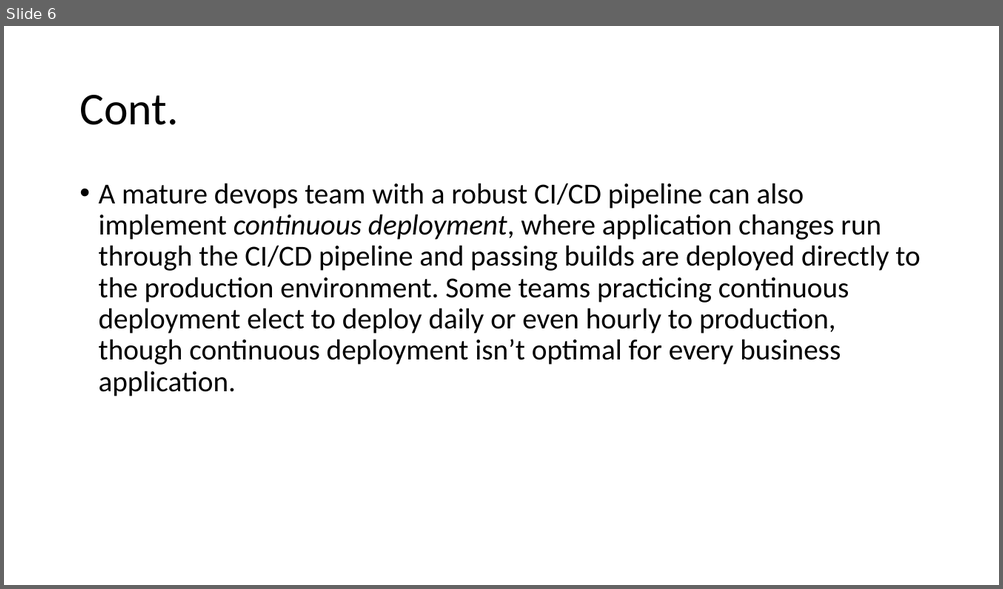
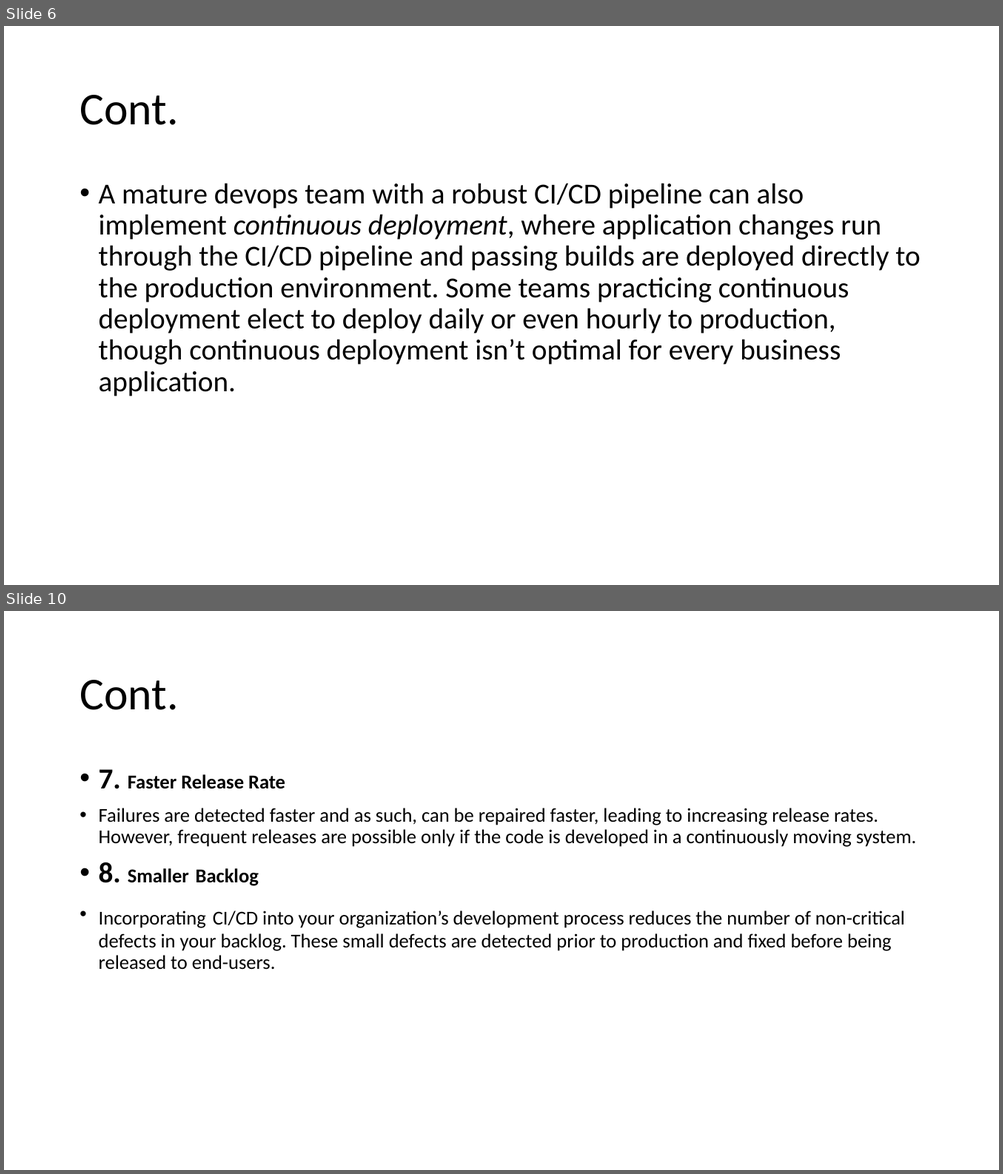
Before and after one commit to SalehHashad/udacity-cloud-devops-engineer-project-3, a slide deck: Presentation.pptx. Shown one above the other, each under a label of ours: slide 6 before the commit, slides 6 and 10 after it; the slides between them are not shown. The pictures are 1003x589 and 1003x1174 pixels, drawn with LibreOffice and Linux fonts; fonts in the diff are those of the drawing. Boxes give left, top, right and bottom in pixels: in the first picture for what was removed or moved away, otherwise in the second. Text is boxed around its words. In the diff, an @@ line names an element or a change of style, - is before the commit and + after.

```diff
--- a/Presentation.pptx
+++ b/Presentation.pptx
@@ slide 10 added at bbox=[4, 611, 999, 1170], background #FFFFFF @@
@@ title added at bbox=[79, 680, 178, 710], 44 pt, text #000000 @@
+Cont.
@@ text added at bbox=[99, 769, 916, 970], 19 pt, text #000000 @@
+• 7. Faster Release Rate
+• Failures are detected faster and as such, can be repaired faster, leading to increasing release rates. However, frequent releases are possible only if the code is developed in a continuously moving system.
+• 8. Smaller Backlog
+• Incorporating CI/CD into your organization’s development process reduces the number of non-critical defects in your backlog. These small defects are detected prior to production and fixed before being released to end-users.
```
Also in this commit, not shown: 4 other slides added, 1 slide removed, 3 other files.
